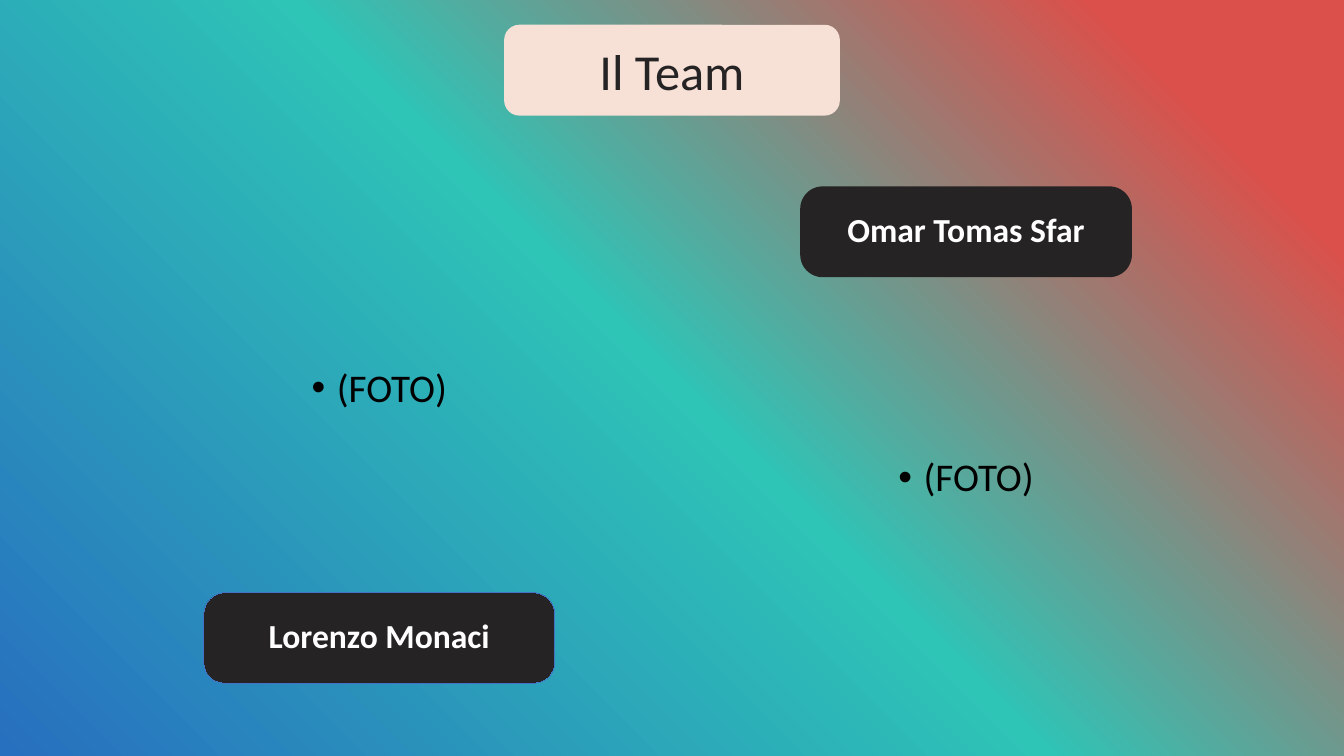
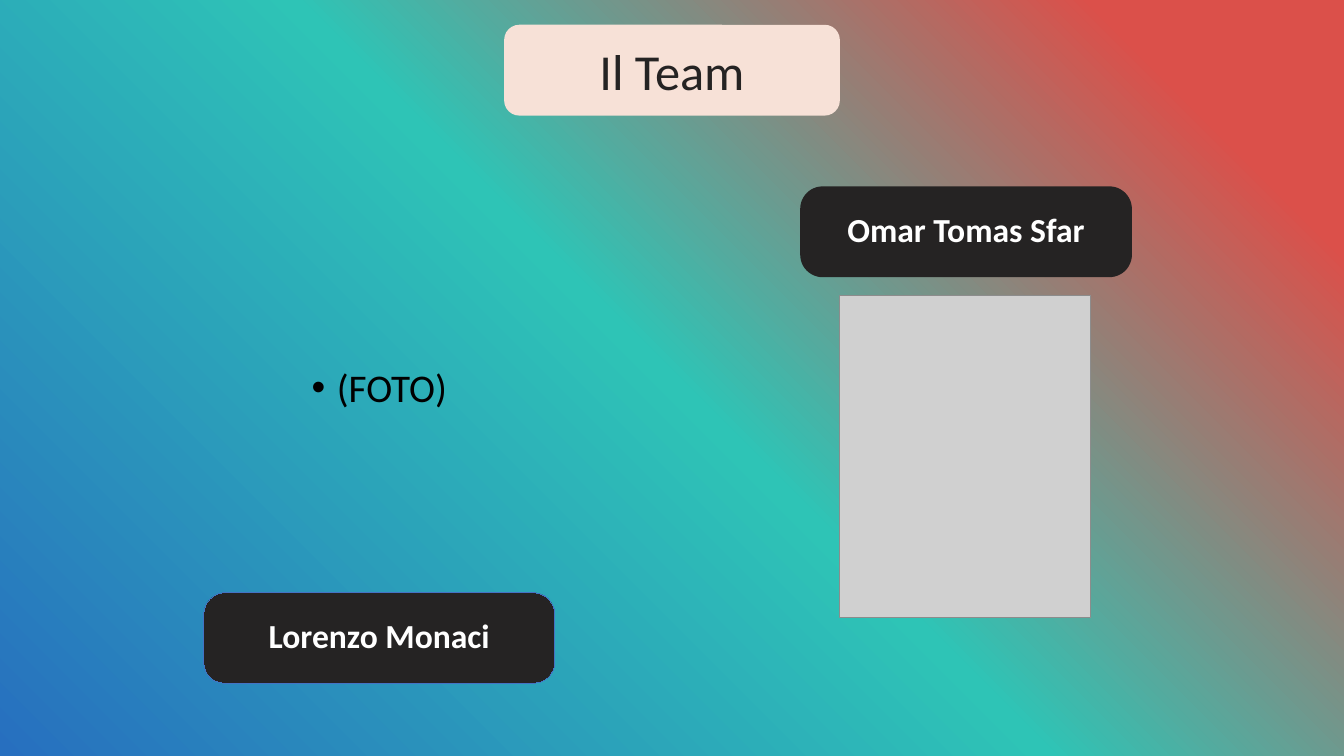
Before and after one commit to OMGitsDrake/PWEOA23-IDueMoschettieri, a slide deck: slide 2 of I Due Moschettieri.pptx. Drawn at 1344x756 pixels with LibreOffice and Linux fonts; fonts in the diff are those of the drawing; grey boxes stand for pictures. Boxes give left, top, right and bottom in pixels: in the first picture for what was removed or moved away, otherwise in the second. Text is boxed around its words. In the diff, an @@ line names an element or a change of style, - is before the commit and + after.

Commit message:
foto

```diff
--- a/I Due Moschettieri.pptx
+++ b/I Due Moschettieri.pptx
@@ picture added at [840, 295, 1091, 618] @@
@@ text removed at [924, 462, 1034, 496] @@
-• (FOTO)
```
